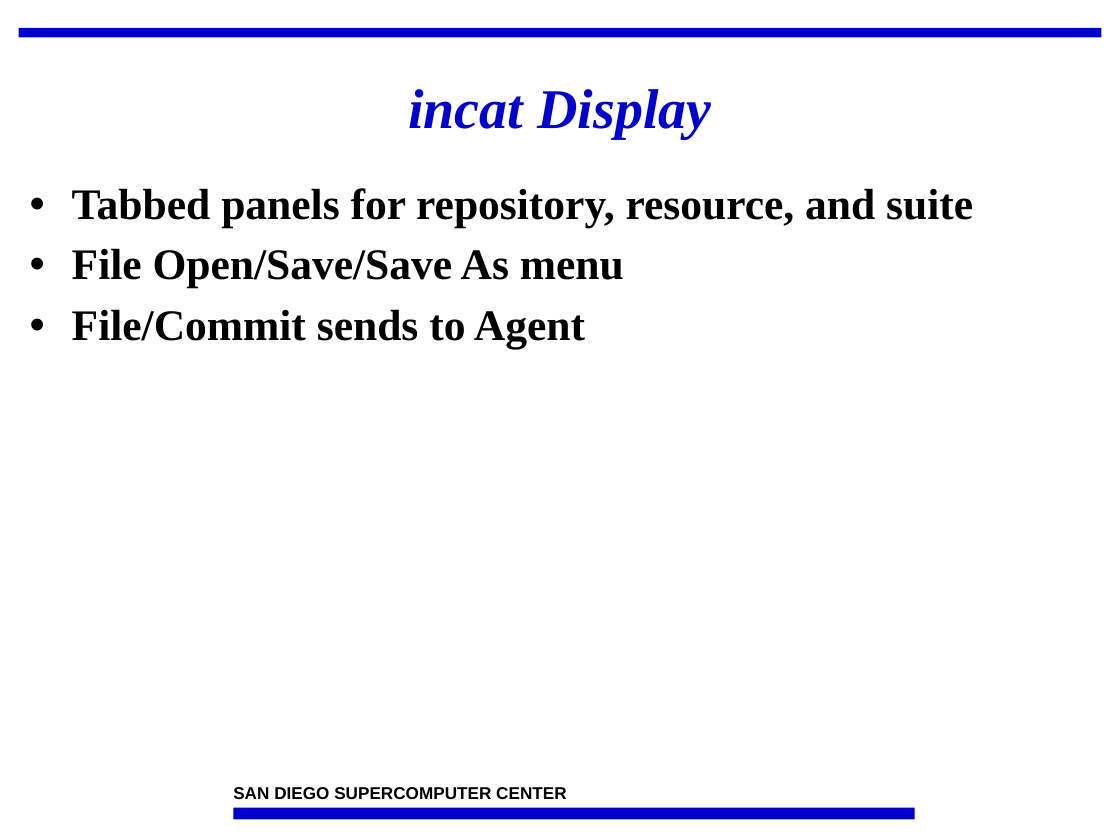
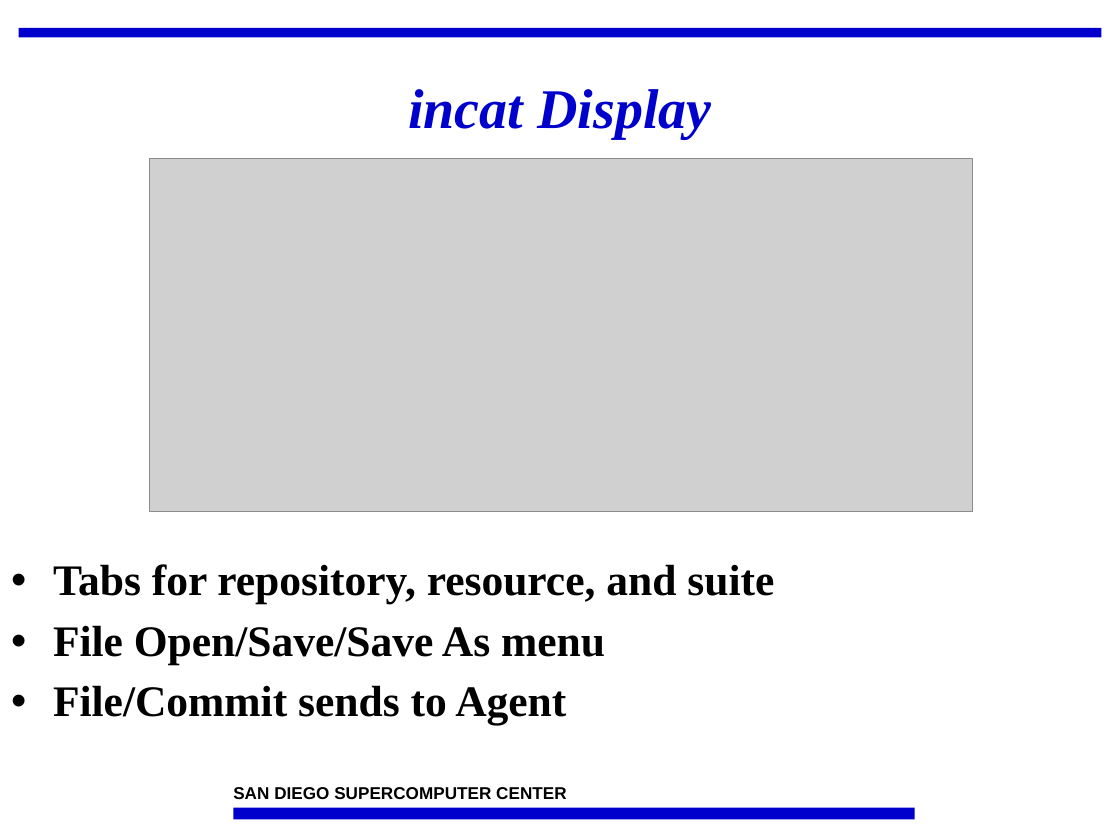
Before and after one commit to IncaProject/inca-xsede, a slide deck: slide 5 of talks/feb-06-workshop/incat.ppt (slide 4 before the commit). Drawn at 1120x840 pixels with LibreOffice and Linux fonts; fonts in the diff are those of the drawing; grey boxes stand for pictures; background and template pictures are left out. Boxes give left, top, right and bottom in pixels: in the first picture for what was removed or moved away, otherwise in the second. Text is boxed around its words. In the diff, an @@ line names an element or a change of style, - is before the commit and + after.

```diff
--- a/talks/feb-06-workshop/incat.ppt
+++ b/talks/feb-06-workshop/incat.ppt
@@ picture added at <box>149,159,972,512</box> @@
@@ text "Tabs for repository, resource, and ...": place and size @@
-text "Tabs for repository, resource, and ..." at <box>72,188,973,349</box>
+text "Tabs for repository, resource, and ..." at <box>53,564,774,725</box>
@@ text at <box>53,564,774,604</box>: text changed @@
-• Tabbed panels for repository, resource, and suite
+• Tabs for repository, resource, and suite
```
Also in this commit, not shown: 6 other slides changed, 2 slides added.
